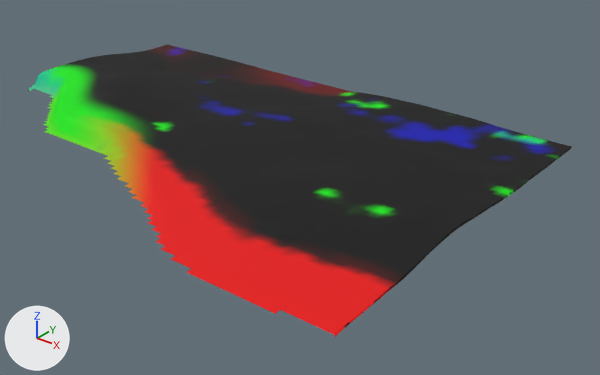
The glTF model dushanbe_city/assets/terrain/coast_-800_-800_400.glb, before and after one commit.
Both versions are drawn from a 50 mm camera at (-217.0, 274.0, 224.0) aimed at (-545.0, 684.0, -30.0). Every picture has the same lights, and +X, +Y and +Z are marked at lower left. The picture after the commit comes second. Vertices at exactly the same position are counted once.

Before the edit, the objects in view are built like this:
```python
me_terrain = bpy.data.meshes.new('terrain')
me_terrain.from_pydata(...)  # 6039 vertices, 11734 faces; spans x -200.0..200.0, y -76.0..200.0, z -4.0..11.0
me_terrain.materials.append(mat_terrain)
ob_terrain = bpy.data.objects.new('terrain', me_terrain)
ob_terrain.location = (-600.0, 600.0, 0.0)
```
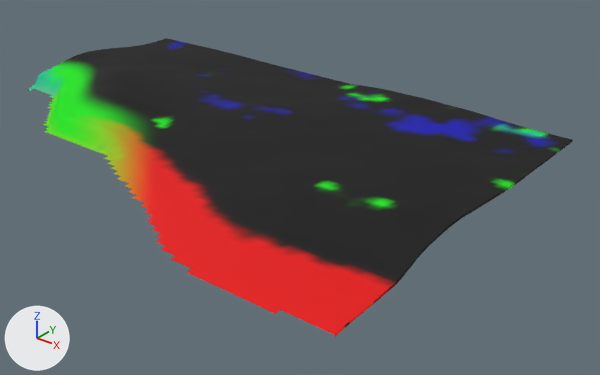
Pixel boxes [x1, y1, x2, y2] of what changed, in the pictures (600 x 375 px; the box of a moved part takes in the faces that stretch with it):
'terrain', reshaped: before [28, 45, 572, 337]; after [28, 38, 573, 337]
part 1 of me_terrain, moved or reshaped: before [58, 65, 390, 267]; after [58, 63, 390, 265]
part 2 of me_terrain, moved or reshaped: before [63, 63, 414, 277]; after [62, 58, 414, 274]
part 3 of me_terrain, moved or reshaped: before [71, 61, 422, 268]; after [70, 55, 422, 262]
part 4 of me_terrain, moved or reshaped: before [78, 55, 572, 264]; after [77, 49, 573, 256]
part 5 of me_terrain, moved or reshaped: before [104, 45, 458, 115]; after [103, 38, 458, 108]
part 6 of me_terrain, recoloured: [152, 50, 567, 278] in both

What changed in the scene script:
```text
Change me_terrain:
    used by ob_terrain; location = (-600.0, 600.0, 0.0)
    remove me_terrain.from_pydata(...)  # 6039 vertices, 11734 faces; spans x -200.0..200.0, y -76.0..200.0, z -4.0..11.0
    add me_terrain.from_pydata(...)  # 6039 vertices, 11734 faces; spans x -200.0..200.0, y -76.0..200.0, z -4.0..16.0
    me_terrain part 1: 171 of the vertices in x -200.0..200.0, y -16.0..84.0, z -1.0..10.0 are moved by (0.0, 0.0, 2.0)
    me_terrain part 2: 164 of the vertices in x -200.0..200.0, y -8.0..88.0, z 0.0..10.0 are moved by (0.0, 0.0, 3.0)
    me_terrain part 3: 287 of the vertices in x -200.0..200.0, y -4.0..96.0, z 0.0..11.0 are moved by (0.0, 0.0, 4.0)
    me_terrain part 4: 2687 of the vertices in x -200.0..200.0, y 0.0..200.0, z -1.0..11.0 are moved by (0.0, 0.0, 5.0)
    me_terrain part 5: 1448 of the vertices in x -200.0..108.0, y 112.0..200.0, z -2.0..7.0 are moved by (0.0, 0.0, 6.0)
    me_terrain part 6: 968 faces centred in x -200.0..200.0, y -25.0..200.0, z -1.0..1.0 are repainted in the vertex colours; the middle colour goes from black #1c0000 to black #000000
    other edits to the shape of me_terrain do not show in these pictures
```
